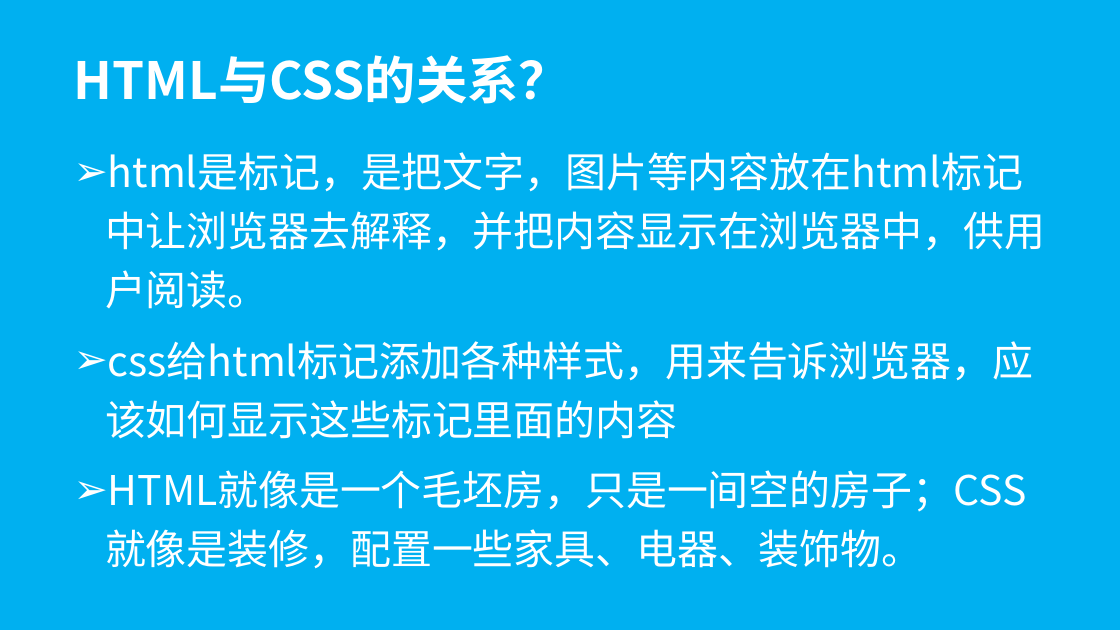
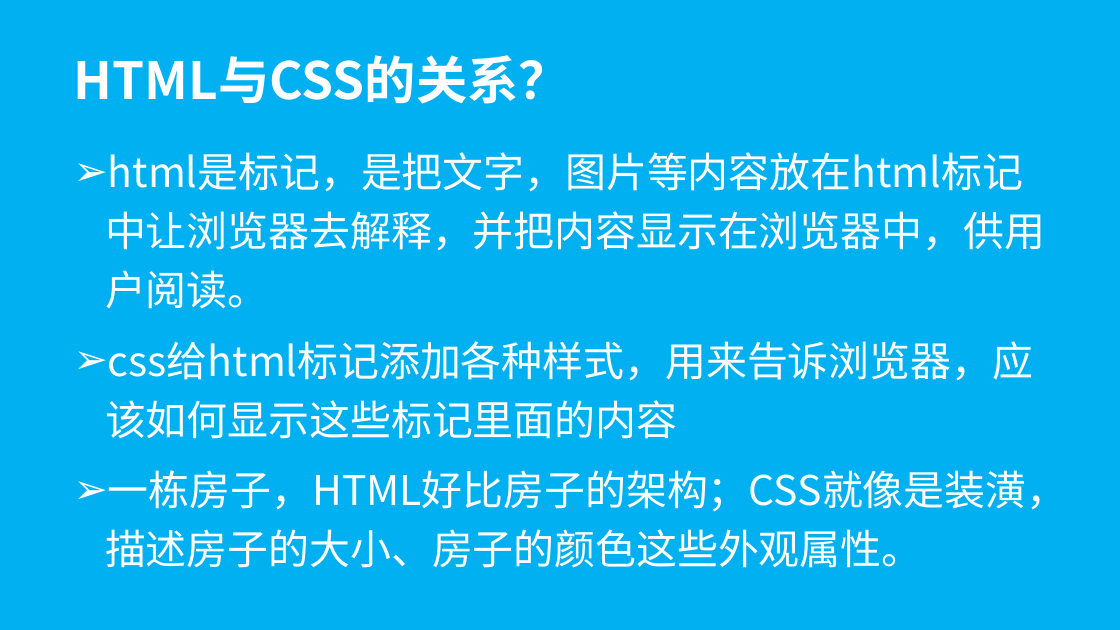
Before and after one commit to wugenshui/ppt, a slide deck: slide 6 of HTML_CSS/Html&CSS.pptx. Drawn at 1120x630 pixels with LibreOffice and Linux fonts; fonts in the diff are those of the drawing. Boxes give left, top, right and bottom in pixels: in the first picture for what was removed or moved away, otherwise in the second. Text is boxed around its words. In the diff, an @@ line names an element or a change of style, - is before the commit and + after.

```diff
--- a/HTML_CSS/Html&CSS.pptx
+++ b/HTML_CSS/Html&CSS.pptx
@@ subtitle at (105,470,1067,568): text changed @@
-➢ HTML就像是一个毛坯房，只是一间空的房子；CSS就像是装修，配置一些家具、电器、装饰物。
+➢ 一栋房子，HTML好比房子的架构；CSS就像是装潢，描述房子的大小、房子的颜色这些外观属性。
```
Also in this commit, not shown: 2 other slides changed, 3 slides added, 4 other files.
